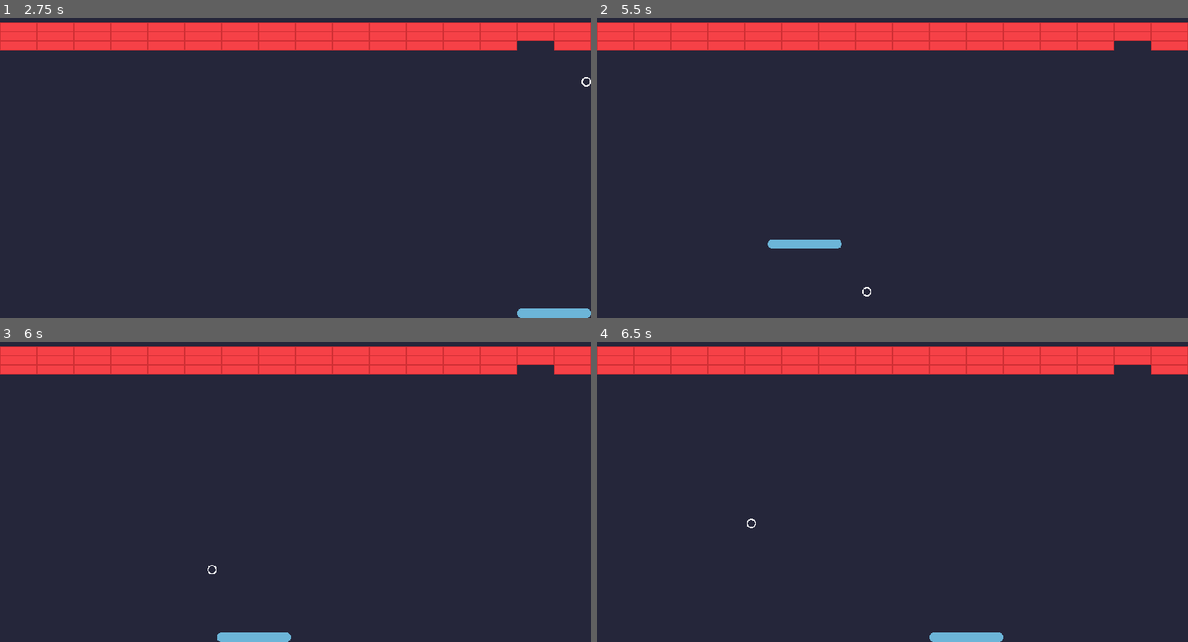
Above: before the commit, frames 1-4 (two rows, left to right).
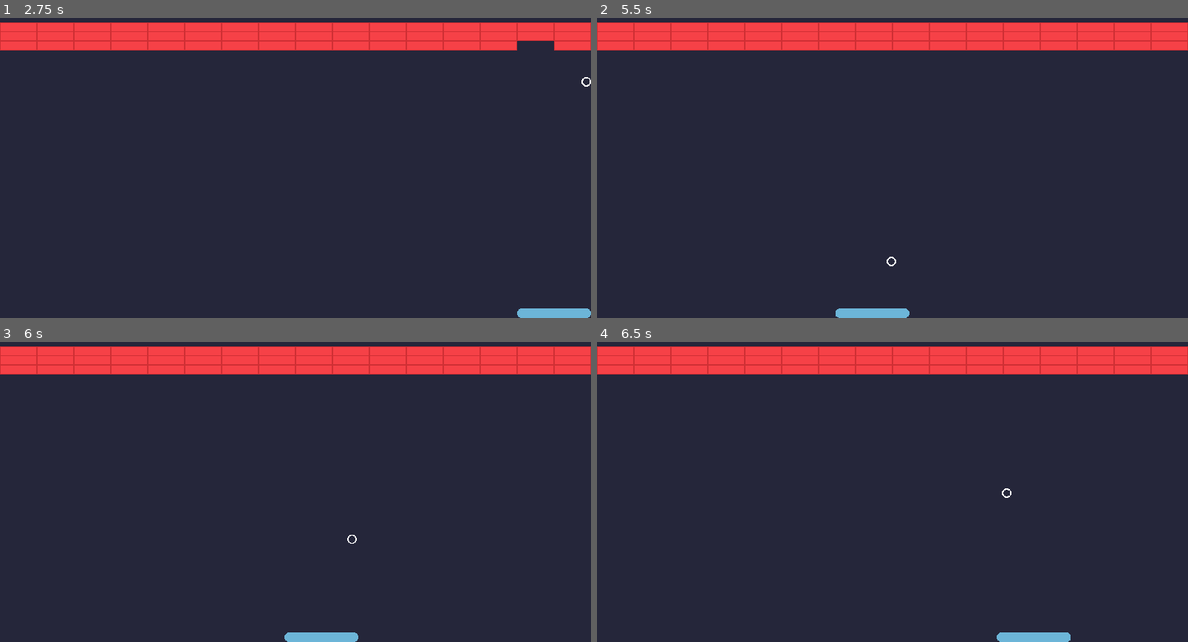
Above: after the commit, the same moments.

Repository: Nishchay1/godot-brick-breaker-clone
Game: Godot game, scene res://Game.tscn
Two runs of this game, one before a commit and one after it. Both use one fixed random seed, a clock stepped at 60 frames per second and the inputs below.
Inputs:
- Up to frame 1 (2.75 s): tap Enter at 0.5 s; hold Right (ui_right) 0.53-1.28 s; hold Down (ui_down) 1.28-2.03 s; hold Right (ui_right) from 2.03 s (still down)
- Up to frame 2 (5.5 s): release Right (ui_right) at 2.78 s; hold Up (ui_up) 2.78-3.53 s; hold Left (ui_left) 3.53-5.03 s; hold Down (ui_down) from 5.03 s (still down)
- Up to frame 3 (6 s): release Down (ui_down) at 5.78 s; hold Right (ui_right) from 5.78 s (still down)
- Up to frame 4 (6.5 s): keep holding Right (ui_right)

Frame 1 is identical in both runs. In frame 2, 1.0% of the frame differs, in the area x 28-94%, y 7-100%; in frame 3, 1.0%; in frame 4, 1.0%.

Commit message:
added gameover restart function

Diff:
--- /dev/null
+++ b/Game.gd
@@ -0,0 +1,6 @@
+extends Node
+
+
+func _on_GameOverArea_body_entered(body):
+	if body.is_in_group("ball"):
+		get_tree().reload_current_scene()
--- a/Game.tscn
+++ b/Game.tscn
@@ -1,16 +1,24 @@
-[gd_scene load_steps=6 format=2]
+[gd_scene load_steps=9 format=2]
 
 [ext_resource path="res://Paddle.tscn" type="PackedScene" id=1]
 [ext_resource path="res://Ball.tscn" type="PackedScene" id=2]
 [ext_resource path="res://Brick.tscn" type="PackedScene" id=3]
+[ext_resource path="res://Game.gd" type="Script" id=4]
 
 [sub_resource type="RectangleShape2D" id=1]
-extents = Vector2( 10, 288 )
+extents = Vector2( 10, 308 )
 
 [sub_resource type="RectangleShape2D" id=2]
-extents = Vector2( 532, 10 )
+extents = Vector2( 10, 308 )
+
+[sub_resource type="RectangleShape2D" id=3]
+extents = Vector2( 512, 10 )
+
+[sub_resource type="RectangleShape2D" id=4]
+extents = Vector2( 512, 10 )
 
 [node name="Game" type="Node"]
+script = ExtResource( 4 )
 
 [node name="ColorRect" type="ColorRect" parent="."]
 margin_right = 1024.0
@@ -22,8 +30,10 @@
 
 [node name="BottomPaddle" parent="." instance=ExtResource( 1 )]
 position = Vector2( 477, 545 )
-
-[node name="Ball" parent="." instance=ExtResource( 2 )]
+collision_layer = 3
+collision_mask = 3
+
+[node name="Ball" parent="." groups=["ball"] instance=ExtResource( 2 )]
 position = Vector2( 470, 510 )
 
 [node name="LeftWall" type="StaticBody2D" parent="."]
@@ -34,6 +44,9 @@
 [node name="CollisionShape2D" type="CollisionShape2D" parent="LeftWall"]
 position = Vector2( -10, 288 )
 shape = SubResource( 1 )
+__meta__ = {
+"_editor_description_": ""
+}
 
 [node name="RightWall" type="StaticBody2D" parent="."]
 position = Vector2( 1044, 0 )
@@ -43,7 +56,7 @@
 
 [node name="CollisionShape2D" type="CollisionShape2D" parent="RightWall"]
 position = Vector2( -10, 288 )
-shape = SubResource( 1 )
+shape = SubResource( 2 )
 
 [node name="TopWall" type="StaticBody2D" parent="."]
 position = Vector2( -10, -10 )
@@ -53,17 +66,38 @@
 
 [node name="CollisionShape2D" type="CollisionShape2D" parent="TopWall"]
 position = Vector2( 522, 0 )
-shape = SubResource( 2 )
+shape = SubResource( 3 )
+__meta__ = {
+"_editor_description_": ""
+}
+
+[node name="GameOverArea" type="Area2D" parent="."]
+position = Vector2( -10, 586 )
+__meta__ = {
+"_edit_group_": true
+}
+
+[node name="CollisionShape2D" type="CollisionShape2D" parent="GameOverArea"]
+position = Vector2( 522, 0 )
+shape = SubResource( 4 )
+__meta__ = {
+"_editor_description_": ""
+}
 
 [node name="BottomWall" type="StaticBody2D" parent="."]
 position = Vector2( -10, 586 )
+collision_layer = 2
+collision_mask = 2
 __meta__ = {
 "_edit_group_": true
 }
 
 [node name="CollisionShape2D" type="CollisionShape2D" parent="BottomWall"]
 position = Vector2( 522, 0 )
-shape = SubResource( 2 )
+shape = SubResource( 4 )
+__meta__ = {
+"_editor_description_": ""
+}
 
 [node name="Bricks" type="Node" parent="."]
 
@@ -210,3 +244,5 @@
 
 [node name="Brick48" parent="Bricks" instance=ExtResource( 3 )]
 position = Vector2( 992, 104 )
+
+[connection signal="body_entered" from="GameOverArea" to="." method="_on_GameOverArea_body_entered"]
--- a/project.godot
+++ b/project.godot
@@ -20,6 +20,37 @@
 window/stretch/mode="2d"
 window/stretch/aspect="keep"
 
+[input]
+
+ui_left={
+"deadzone": 0.5,
+"events": [ Object(InputEventKey,"resource_local_to_scene":false,"resource_name":"","device":0,"alt":false,"shift":false,"control":false,"meta":false,"command":false,"pressed":false,"scancode":16777231,"physical_scancode":0,"unicode":0,"echo":false,"script":null)
+, Object(InputEventJoypadButton,"resource_local_to_scene":false,"resource_name":"","device":0,"button_index":14,"pressure":0.0,"pressed":false,"script":null)
+, Object(InputEventKey,"resource_local_to_scene":false,"resource_name":"","device":0,"alt":false,"shift":false,"control":false,"meta":false,"command":false,"pressed":false,"scancode":0,"physical_scancode":65,"unicode":0,"echo":false,"script":null)
+ ]
+}
+ui_right={
+"deadzone": 0.5,
+"events": [ Object(InputEventKey,"resource_local_to_scene":false,"resource_name":"","device":0,"alt":false,"shift":false,"control":false,"meta":false,"command":false,"pressed":false,"scancode":16777233,"physical_scancode":0,"unicode":0,"echo":false,"script":null)
+, Object(InputEventJoypadButton,"resource_local_to_scene":false,"resource_name":"","device":0,"button_index":15,"pressure":0.0,"pressed":false,"script":null)
+, Object(InputEventKey,"resource_local_to_scene":false,"resource_name":"","device":0,"alt":false,"shift":false,"control":false,"meta":false,"command":false,"pressed":false,"scancode":0,"physical_scancode":68,"unicode":0,"echo":false,"script":null)
+ ]
+}
+ui_up={
+"deadzone": 0.5,
+"events": [ Object(InputEventKey,"resource_local_to_scene":false,"resource_name":"","device":0,"alt":false,"shift":false,"control":false,"meta":false,"command":false,"pressed":false,"scancode":16777232,"physical_scancode":0,"unicode":0,"echo":false,"script":null)
+, Object(InputEventJoypadButton,"resource_local_to_scene":false,"resource_name":"","device":0,"button_index":12,"pressure":0.0,"pressed":false,"script":null)
+, Object(InputEventKey,"resource_local_to_scene":false,"resource_name":"","device":0,"alt":false,"shift":false,"control":false,"meta":false,"command":false,"pressed":false,"scancode":0,"physical_scancode":87,"unicode":0,"echo":false,"script":null)
+ ]
+}
+ui_down={
+"deadzone": 0.5,
+"events": [ Object(InputEventKey,"resource_local_to_scene":false,"resource_name":"","device":0,"alt":false,"shift":false,"control":false,"meta":false,"command":false,"pressed":false,"scancode":16777234,"physical_scancode":0,"unicode":0,"echo":false,"script":null)
+, Object(InputEventJoypadButton,"resource_local_to_scene":false,"resource_name":"","device":0,"button_index":13,"pressure":0.0,"pressed":false,"script":null)
+, Object(InputEventKey,"resource_local_to_scene":false,"resource_name":"","device":0,"alt":false,"shift":false,"control":false,"meta":false,"command":false,"pressed":false,"scancode":0,"physical_scancode":83,"unicode":0,"echo":false,"script":null)
+ ]
+}
+
 [physics]
 
 common/enable_pause_aware_picking=true
